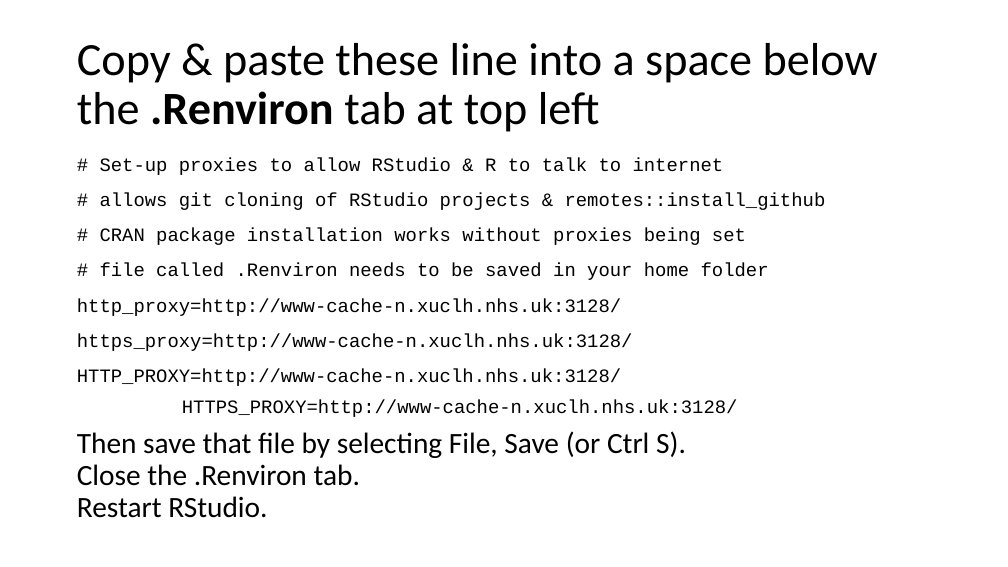
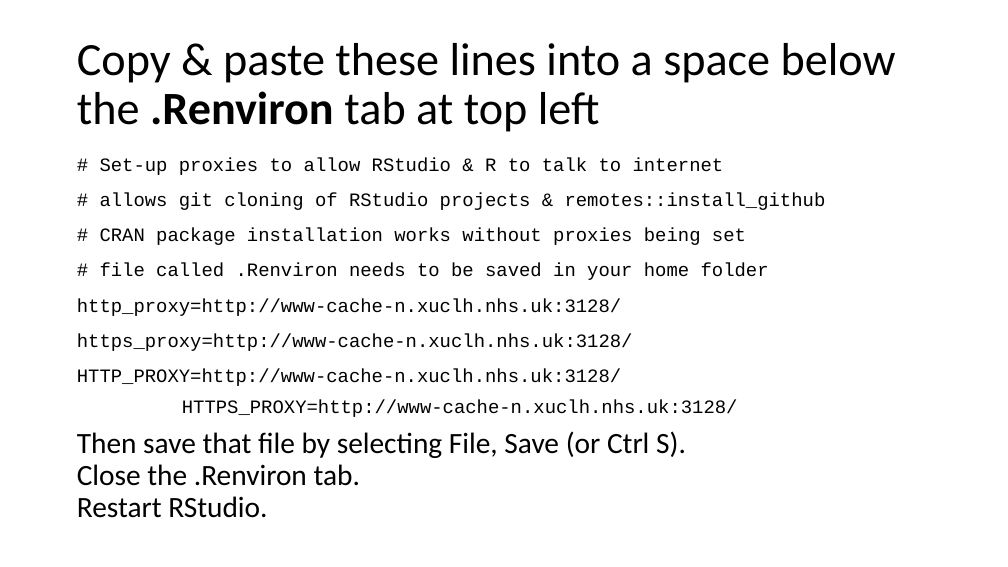
Before and after one commit to uclh-criu/learning-datascience, a slide deck: slide 13 of sessions/1-R-taster.pptx. Drawn at 1008x567 pixels with LibreOffice and Linux fonts; fonts in the diff are those of the drawing. Boxes give left, top, right and bottom in pixels: in the first picture for what was removed or moved away, otherwise in the second. Text is boxed around its words. In the diff, an @@ line names an element or a change of style, - is before the commit and + after.

```diff
--- a/sessions/1-R-taster.pptx
+++ b/sessions/1-R-taster.pptx
@@ title at (77, 43, 896, 132): text changed @@
-Copy & paste these line into a space below the .Renviron tab at top left
+Copy & paste these lines into a space below the .Renviron tab at top left
```
Also in this commit, not shown: 16 other files.
